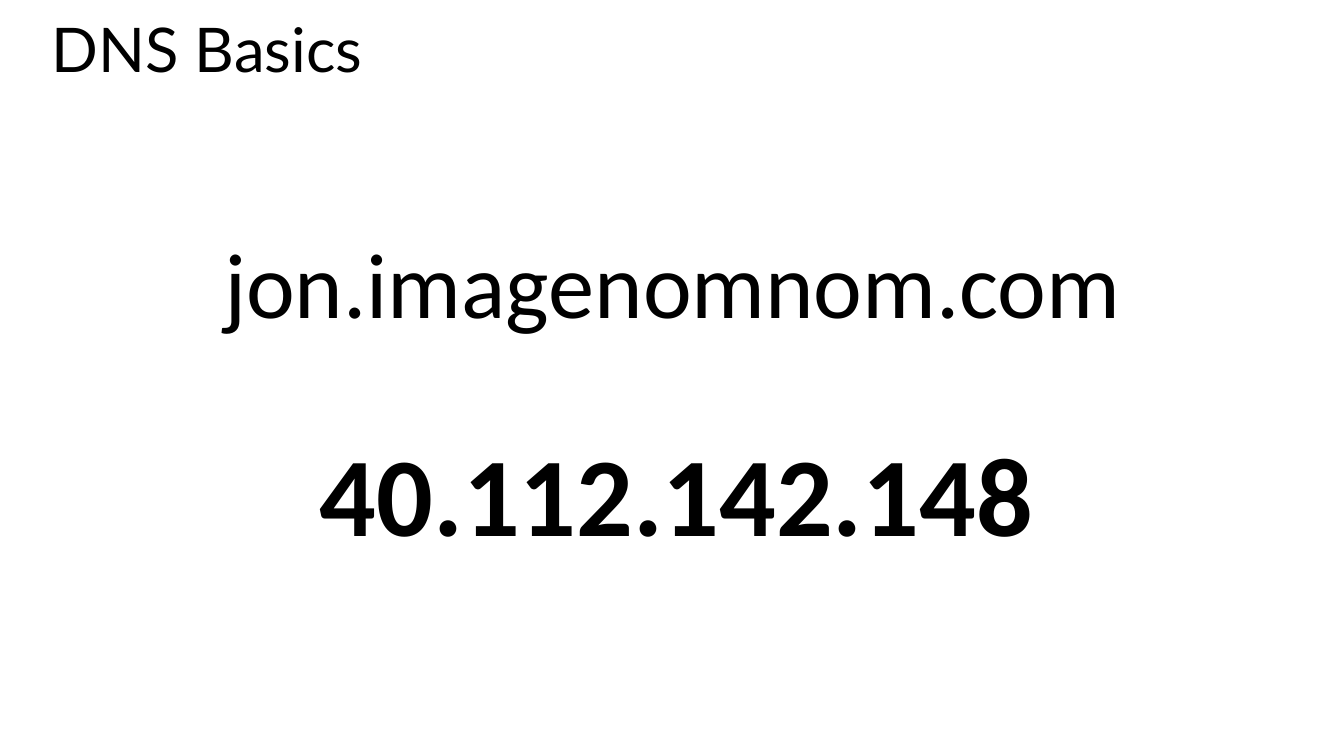
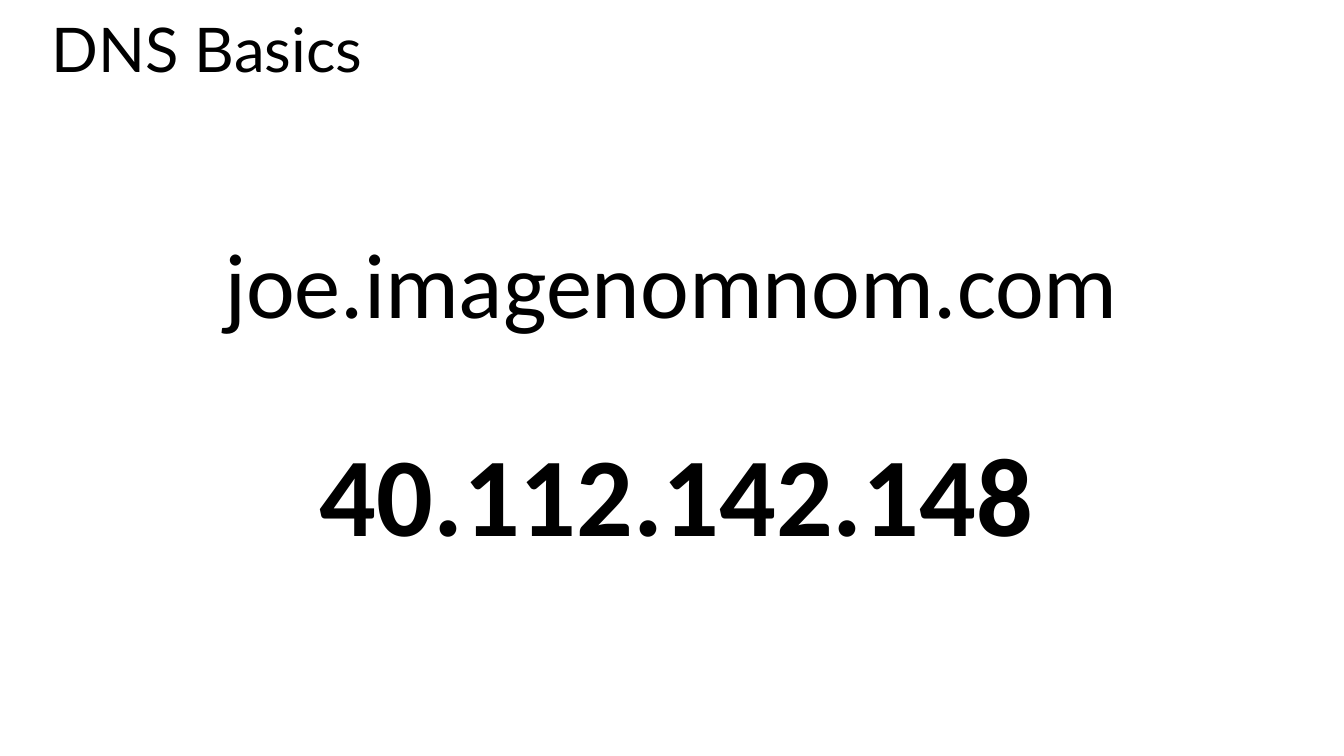
Before and after one commit to MisterJames/AzureImageProcessing, a slide deck: slide 9 of Presentation Materials/MVA-ApplicationsOnAzure-03.pptx. Drawn at 1344x756 pixels with LibreOffice and Linux fonts; fonts in the diff are those of the drawing. Boxes give left, top, right and bottom in pixels: in the first picture for what was removed or moved away, otherwise in the second. Text is boxed around its words. In the diff, an @@ line names an element or a change of style, - is before the commit and + after.

```diff
--- a/Presentation Materials/MVA-ApplicationsOnAzure-03.pptx
+++ b/Presentation Materials/MVA-ApplicationsOnAzure-03.pptx
@@ text at (224, 254, 1118, 334): text changed @@
-jon.imagenomnom.com
+joe.imagenomnom.com
```
Also in this commit, not shown: 1 other slide changed, 4 other files.
